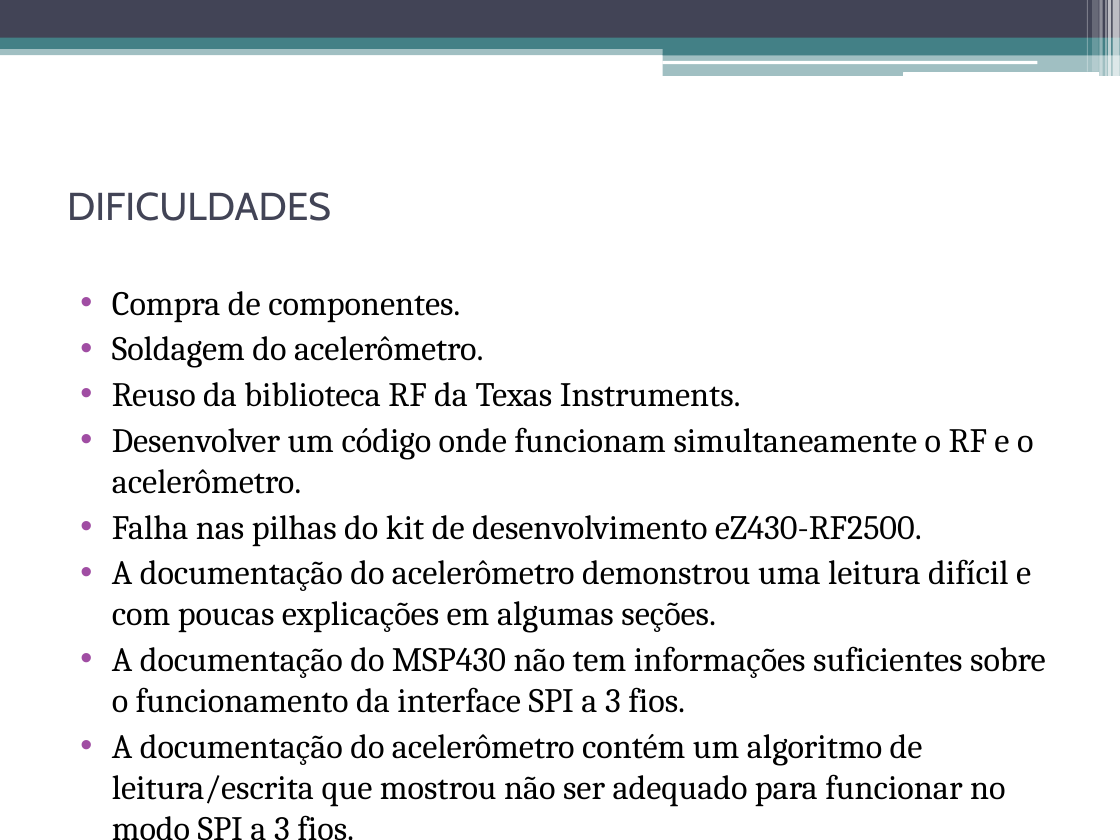
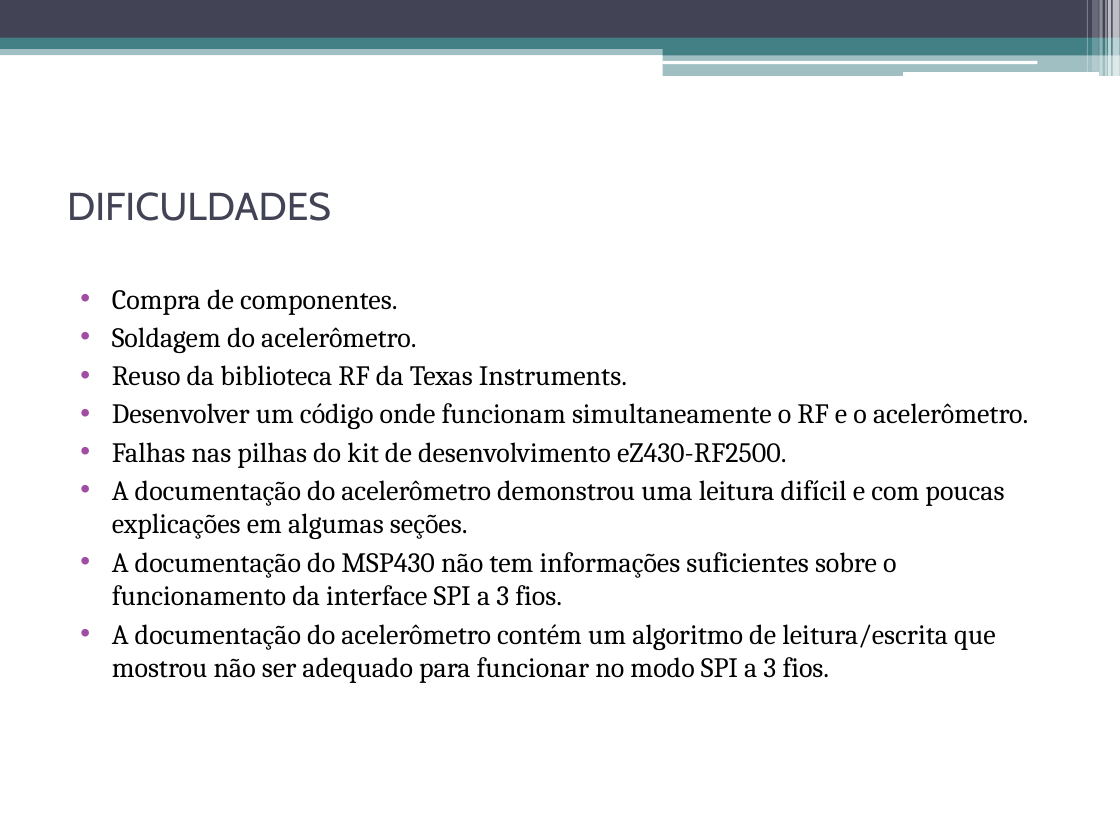
Before and after one commit to gnoahn/msp430-remote-control-car, a slide deck: slide 23 of documentos/apresentação.pptx (slide 18 before the commit). Drawn at 1120x840 pixels with LibreOffice and Linux fonts; fonts in the diff are those of the drawing. Boxes give left, top, right and bottom in pixels: in the first picture for what was removed or moved away, otherwise in the second. Text is boxed around its words. In the diff, an @@ line names an element or a change of style, - is before the commit and + after.

Commit message:
- Inseridos os slides sobre o acelerômetro e a solução RF. - Inseridas novas referências bibliográficas.

```diff
--- a/documentos/apresentação.pptx
+++ b/documentos/apresentação.pptx
@@ text at bbox=[112, 289, 1028, 683]: size 22 to 18 pt in "Compra de componentes.", "Soldagem do acelerômetro.", "Reuso da biblioteca RF da Texas Instruments.", "Desenvolver um código onde funcionam simultaneamente o ..." and 3 more places @@
@@ text at bbox=[112, 442, 787, 468]: text changed; size 22 to 18 pt @@
-• Falha nas pilhas do kit de desenvolvimento eZ430-RF2500.
+• Falhas nas pilhas do kit de desenvolvimento eZ430-RF2500.
```
Also in this commit, not shown: 3 other slides changed, 5 slides added.
